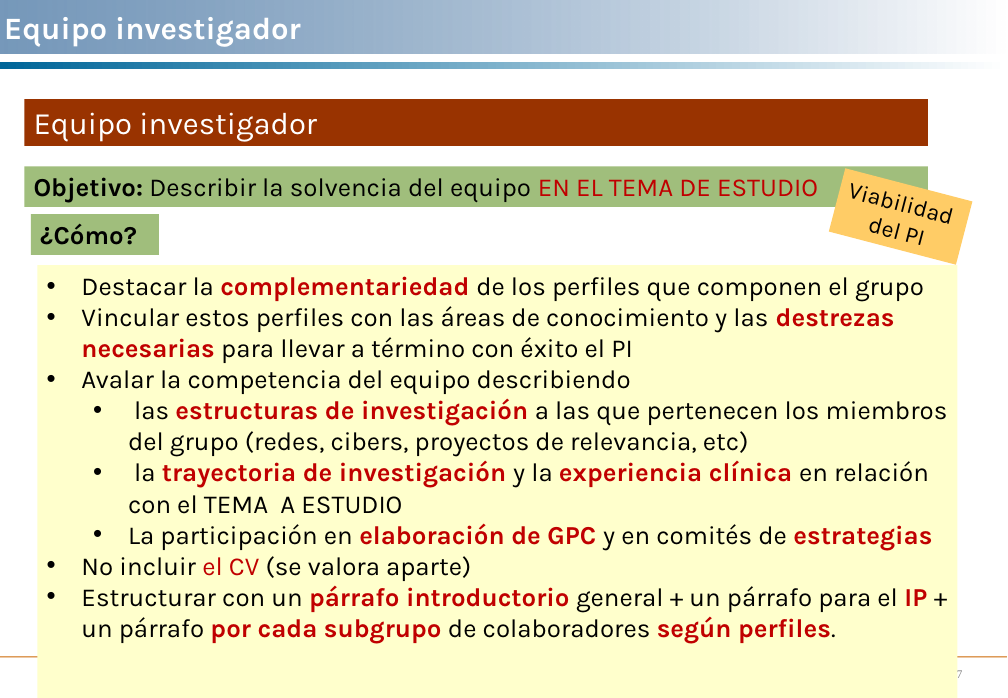
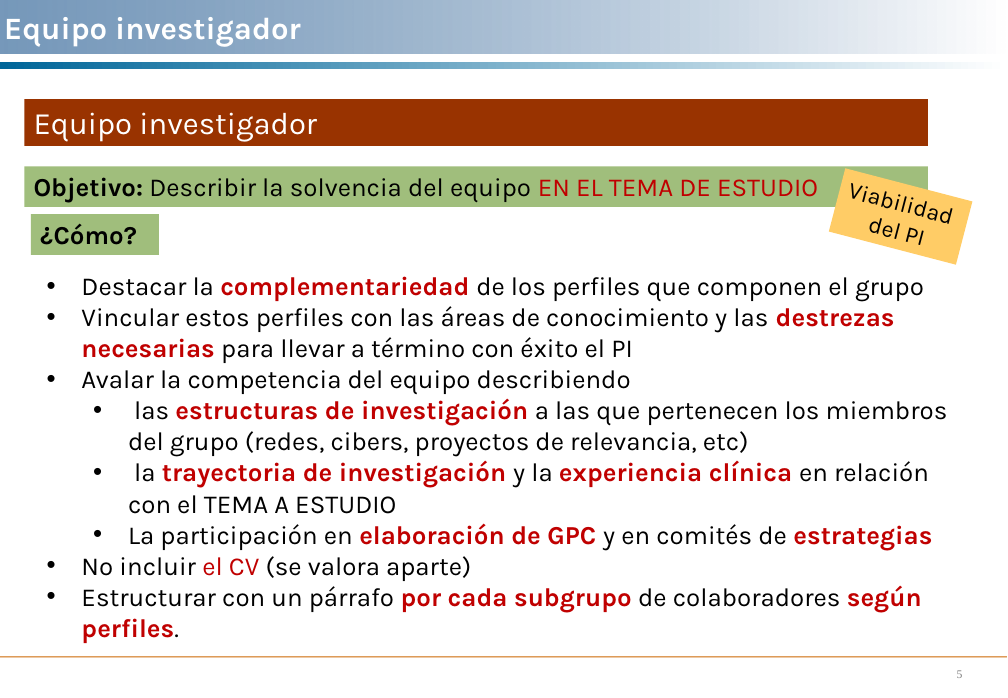
Before and after one commit to ibaitamayo/Taller_PI, a slide deck: slide 5 of Taller 3/Plan de trabajo, cronograma, impacto.ppt (slide 7 before the commit). Drawn at 1008x698 pixels with LibreOffice and Linux fonts; fonts in the diff are those of the drawing. Boxes give left, top, right and bottom in pixels: in the first picture for what was removed or moved away, otherwise in the second. Text is boxed around its words. In the diff, an @@ line names an element or a change of style, - is before the commit and + after.

```diff
--- a/Taller 3/Plan de trabajo, cronograma, impacto.ppt
+++ b/Taller 3/Plan de trabajo, cronograma, impacto.ppt
@@ text "Destacar la complementariedad de los ...": place and size @@
-text "Destacar la complementariedad de los ..." at bbox=[37, 265, 957, 698]
+text "Destacar la complementariedad de los ..." at bbox=[81, 276, 948, 643]
@@ text "Destacar la complementariedad de los ..." at bbox=[81, 276, 948, 643]: fill #FFFFCC to none @@
@@ text at bbox=[81, 586, 922, 643]: text changed @@
-• Estructurar con un párrafo introductorio general + un párrafo para el IP + un párrafo por cada subgrupo de colaboradores según perfiles.
+• Estructurar con un párrafo por cada subgrupo de colaboradores según perfiles.
@@ page number at bbox=[957, 670, 963, 678]: text changed @@
-7
+5
```
Also in this commit, not shown: 10 other slides changed, 11 slides added, 4 slides removed, 33 other files.
